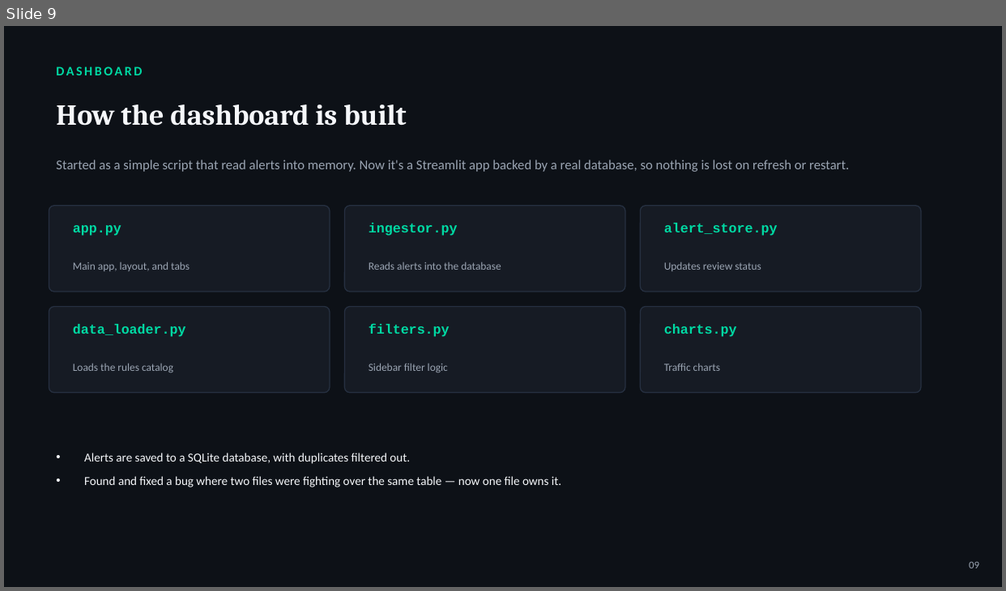
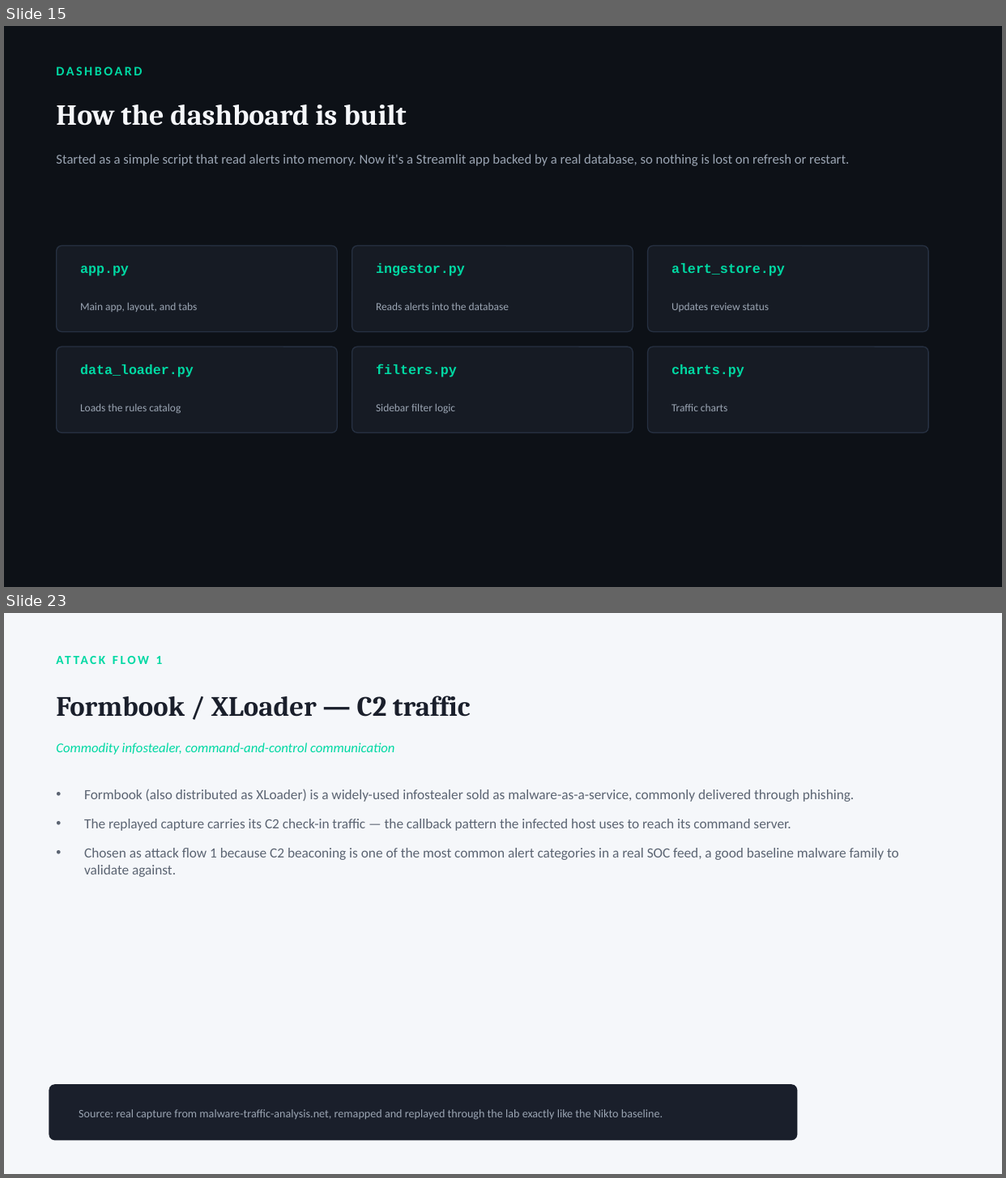
Before and after one commit to Sameeha135/suricata-ids-lab, a slide deck: 2026-08-24_to_2026-08-28_Documentation/Suricata_Project_Presentation.pptx. Shown one above the other, each under a label of ours: slide 9 before the commit, slides 15 and 23 after it; the slides between them are not shown. The pictures are 1006x591 and 1006x1178 pixels, drawn with LibreOffice and Linux fonts; fonts in the diff are those of the drawing. Boxes give left, top, right and bottom in pixels: in the first picture for what was removed or moved away, otherwise in the second. Text is boxed around its words. In the diff, an @@ line names an element or a change of style, - is before the commit and + after.

```diff
--- a/2026-08-24_to_2026-08-28_Documentation/Suricata_Project_Presentation.pptx
+++ b/2026-08-24_to_2026-08-28_Documentation/Suricata_Project_Presentation.pptx
@@ slide 23 added at (x1=4, y1=613, x2=1002, y2=1174), background #F5F7FA @@
@@ text added at (x1=56, y1=696, x2=471, y2=717), 27 pt, text #1A1F2B, bold @@
+Formbook / XLoader — C2 traffic
@@ text added at (x1=56, y1=743, x2=394, y2=755), 13 pt, text #00D9A3, italic @@
+Commodity infostealer, command-and-control communication
@@ text added at (x1=84, y1=789, x2=899, y2=877), 13.5 pt, text #5B6472 @@
+• Formbook (also distributed as XLoader) is a widely-used infostealer sold as malware-as-a-service, commonly delivered through phishing.
+• The replayed capture carries its C2 check-in traffic — the callback pattern the infected host uses to reach its command server.
+• Chosen as attack flow 1 because C2 beaconing is one of the most common alert categories in a real SOC feed, a good baseline malware family to validate against.
@@ text added at (x1=145, y1=848, x2=217, y2=858), 12 pt, text #00D9A3, bold @@
+ATTACK FLOW 1
@@ rounded rectangle added at (x1=49, y1=1084, x2=798, y2=1141), fill #1A1F2B @@
@@ text added at (x1=79, y1=1110, x2=663, y2=1120), 11 pt, text #9AA4B2 @@
+Source: real capture from malware-traffic-analysis.net, remapped and replayed through the lab exactly like the Nikto baseline.
@@ what was slide 9 is now slide 15 @@
@@ slide 15 changed as well @@
@@ text "Started as a simple script ..." moved from (x1=56, y1=160, x2=849, y2=172) to (x1=56, y1=154, x2=849, y2=166) @@
@@ 12 texts, 6 rounded rectangles moved together from (x1=49, y1=206, x2=921, y2=393) to (x1=57, y1=246, x2=928, y2=433) @@
@@ text removed at (x1=84, y1=453, x2=561, y2=488) @@
-• Alerts are saved to a SQLite database, with duplicates filtered out.
-• Found and fixed a bug where two files were fighting over the same table — now one file owns it.
@@ text removed at (x1=969, y1=562, x2=979, y2=569) @@
-09
```
Also in this commit, not shown: 8 other slides changed, 19 other slides added, 1 slide removed, 3 other files.
